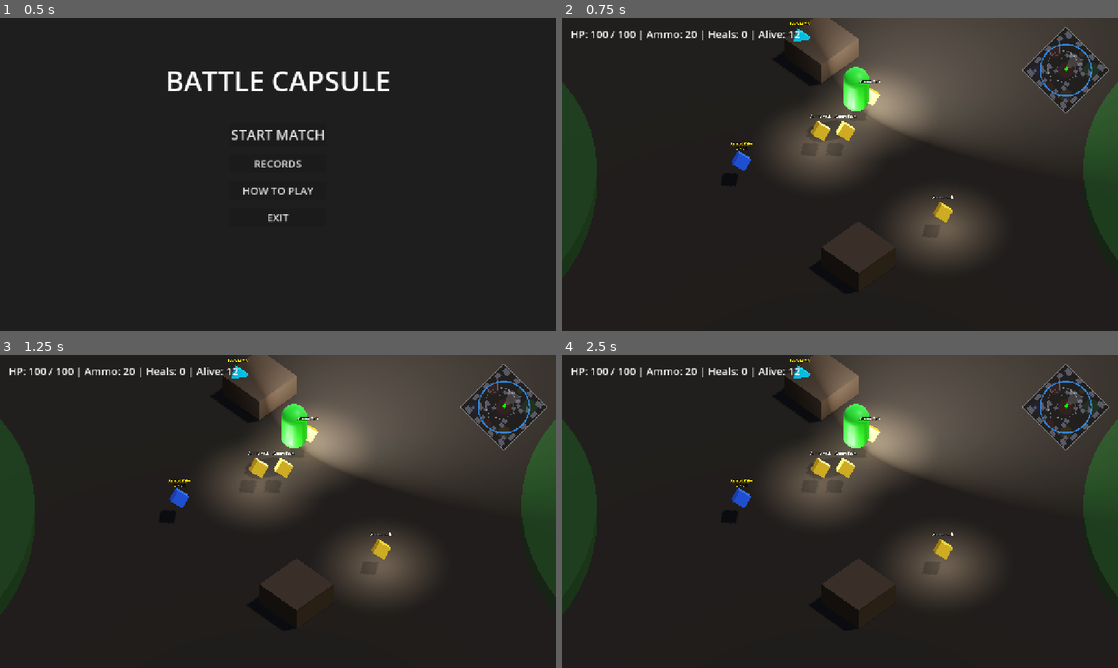
Above: before the commit, frames 1-4 (two rows, left to right).
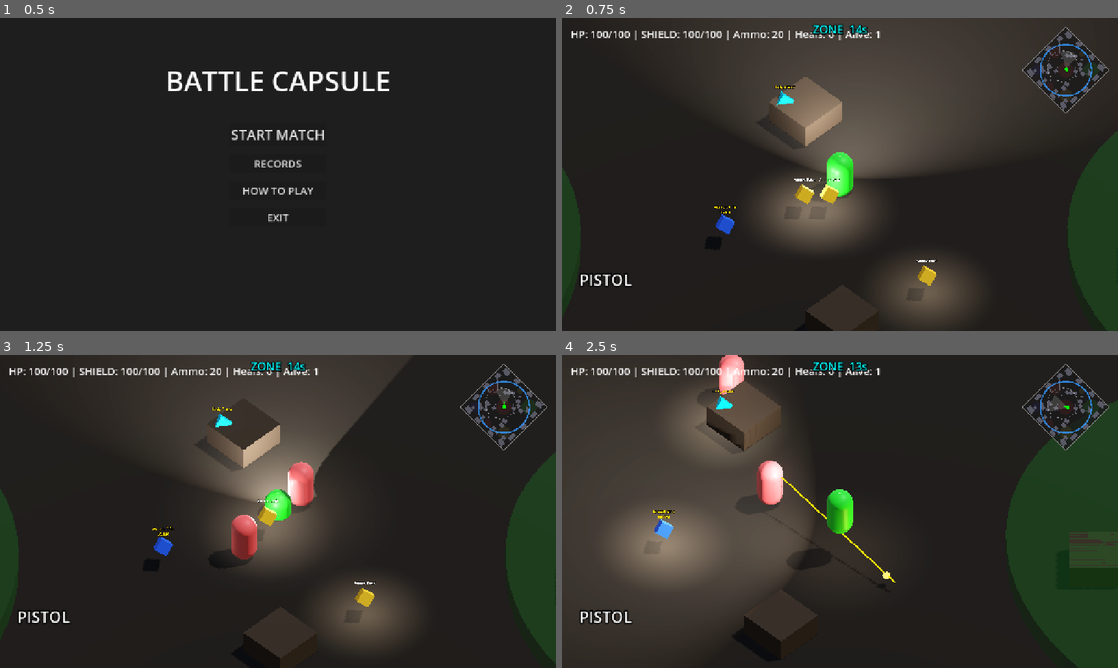
Above: after the commit, the same moments.

Repository: Kyulhee/battle-capsule
Game: Godot game, scene res://src/Main.tscn
Same seed, same stepped clock (60 frames per second), same inputs: the game is played once before the commit and once after it.
Inputs (mouse positions are in pixels of both pictures, inside the frame that each line leads up to):
- Up to frame 1 (0.5 s): no input
- Up to frame 2 (0.75 s): click "START MATCH" at 0.5 s
- Up to frame 3 (1.25 s): no input
- Up to frame 4 (2.5 s): tap Enter at 1.25 s; move the mouse to (962, 495) at 1.27 s; press the mouse at (962, 495) at 1.28 s; hold D (ui_right) 1.28-2.03 s; tap Space at 1.52, 2.27 s; move the mouse to (728, 527) at 2.02 s; release the mouse at (728, 527) at 2.03 s; hold S (ui_down) from 2.03 s (still down); tap Q (heal) at 2.1 s

Frame 1 is identical in both runs. In frame 2, 27% of the frame differs, in the area x 0-100%, y 0-100%; in frame 3, 35%; in frame 4, 60%.
Error before the commit: Parse Error: Cannot find member "PRESET_TOP_CENTER" in base "Control". (res://src/entities/player/Player.gd:44)

Commit message:
fix: PRESET_TOP_CENTER → PRESET_CENTER_TOP (Godot 4 compile error)

Diff:
--- a/src/entities/player/Player.gd
+++ b/src/entities/player/Player.gd
@@ -41,7 +41,7 @@
 	# Zone timer (top-center)
 	zone_timer_label = Label.new()
 	$CanvasLayer/Control.add_child(zone_timer_label)
-	zone_timer_label.set_anchors_and_offsets_preset(Control.PRESET_TOP_CENTER)
+	zone_timer_label.set_anchors_and_offsets_preset(Control.PRESET_CENTER_TOP)
 	zone_timer_label.grow_horizontal = Control.GROW_DIRECTION_BOTH
 	zone_timer_label.add_theme_font_size_override("font_size", 26)
 	zone_timer_label.add_theme_color_override("font_outline_color", Color.BLACK)
